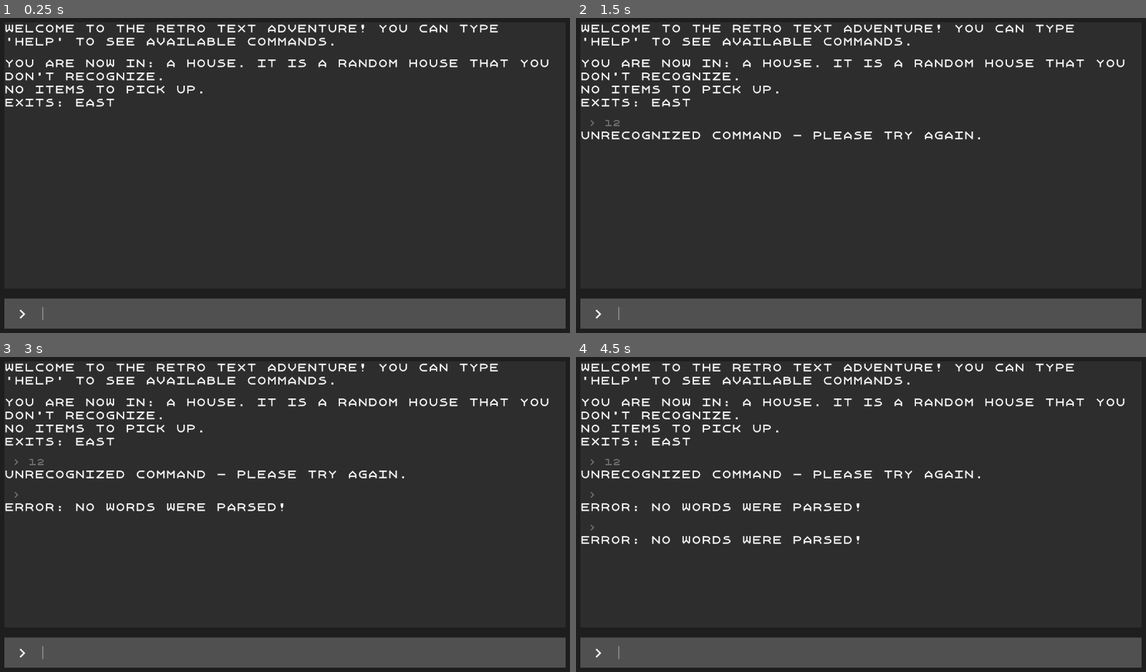
Above: before the commit, frames 1-4 (two rows, left to right).
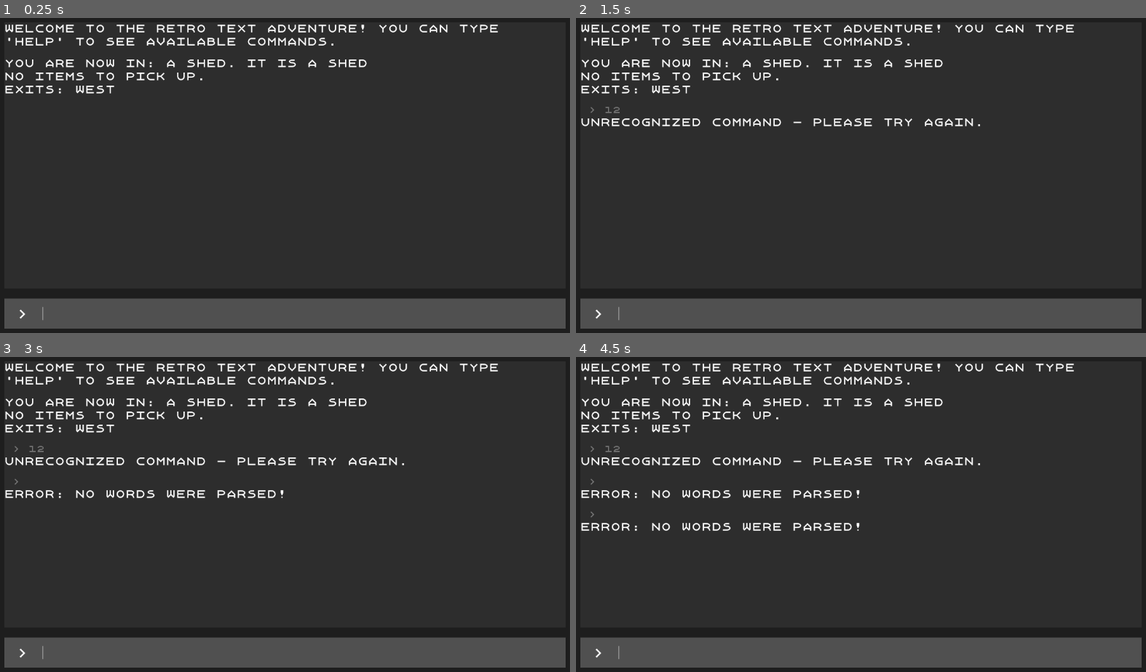
Above: after the commit, the same moments.

Repository: onionbulbperception/text_adventure_by_tutorial
Game: Godot game, scene res://scenes/game.tscn
Same seed, same stepped clock (60 frames per second), same inputs: the game is played once before the commit and once after it.
Inputs (mouse positions are in pixels of both pictures, inside the frame that each line leads up to):
- Up to frame 1 (0.25 s): no input
- Up to frame 2 (1.5 s): click (878, 314) at 0.52 s; type "12" at 0.6 s; tap Enter at 1.25 s
- Up to frame 3 (3 s): tap Space at 2 s; tap Enter at 2.75 s
- Up to frame 4 (4.5 s): tap Space at 3.5 s; tap Enter at 4.25 s

The runs differ from the first frame. In frame 1, 1.6% of the frame differs, in the area x 0-97%, y 13-29%; in frame 2, 3.1%; in frame 3, 4.2%; in frame 4, 5.3%, in the area x 0-97%, y 13-60%.

Commit message:
finished tutorial's part 13

Diff:
--- a/scenes/game.tscn
+++ b/scenes/game.tscn
@@ -39,27 +39,77 @@
 [node name="RoomManager" type="Node" parent="."]
 script = ExtResource("3_kjrjv")
 
-[node name="HouseRoom" parent="RoomManager" instance=ExtResource("3_4jirj")]
-offset_top = -210.0
-offset_bottom = -60.0
-room_name = "a house"
-room_description = "a random house that you don't recognize. "
+[node name="ShedRoom" parent="RoomManager" instance=ExtResource("3_4jirj")]
+offset_left = 1309.0
+offset_top = -192.0
+offset_right = 1709.0
+offset_bottom = -42.0
+room_name = "a shed"
+room_description = "a shed"
 
-[node name="OutsideRoom" parent="RoomManager" instance=ExtResource("3_4jirj")]
-offset_left = 501.0
-offset_top = -210.0
-offset_right = 901.0
-offset_bottom = -60.0
-room_name = "outside"
-room_description = "outside in a village."
+[node name="BackOfInnRoom" parent="RoomManager" instance=ExtResource("3_4jirj")]
+offset_left = 793.0
+offset_top = -189.0
+offset_right = 1249.0
+offset_bottom = -39.0
+room_name = "the back of the inn"
+room_description = "the back of the inn"
 
-[node name="ShedRoom" parent="RoomManager" instance=ExtResource("3_4jirj")]
-offset_left = 501.0
-offset_top = -476.0
-offset_right = 901.0
-offset_bottom = -326.0
-room_name = "a shed"
-room_description = "a dusty old shed used for storage."
+[node name="InnsKitchenRoom" parent="RoomManager" instance=ExtResource("3_4jirj")]
+offset_left = 791.0
+offset_top = -386.0
+offset_right = 1247.0
+offset_bottom = -236.0
+room_name = "the inn's kitchen"
+room_description = "the inn's kitchen"
+
+[node name="InnRoom" parent="RoomManager" instance=ExtResource("3_4jirj")]
+offset_left = 789.0
+offset_top = -574.0
+offset_right = 1245.0
+offset_bottom = -424.0
+room_name = "the inn"
+room_description = "the inn"
+
+[node name="InnDoorRoom" parent="RoomManager" instance=ExtResource("3_4jirj")]
+offset_left = 301.0
+offset_top = -574.0
+offset_right = 757.0
+offset_bottom = -424.0
+room_name = "the inn door"
+room_description = "the inn door"
+
+[node name="VillageSquareRoom" parent="RoomManager" instance=ExtResource("3_4jirj")]
+offset_left = -179.0
+offset_top = -576.0
+offset_right = 277.0
+offset_bottom = -426.0
+room_name = "the village square"
+room_description = "the village square"
+
+[node name="FieldRoom" parent="RoomManager" instance=ExtResource("3_4jirj")]
+offset_left = -648.0
+offset_top = -581.0
+offset_right = -192.0
+offset_bottom = -431.0
+room_name = "a field"
+room_description = "a field"
+
+[node name="TownGateRoom" parent="RoomManager" instance=ExtResource("3_4jirj")]
+offset_left = -177.0
+offset_top = -774.0
+offset_right = 279.0
+offset_bottom = -624.0
+room_name = "the town gate"
+room_description = "the town gate"
+
+[node name="ForestRoom" parent="RoomManager" instance=ExtResource("3_4jirj")]
+offset_left = -182.0
+offset_top = -952.0
+offset_right = 274.0
+offset_bottom = -802.0
+room_name = "the forest"
+room_description = "the forest"
 
 [node name="Background" type="PanelContainer" parent="."]
 layout_mode = 1
--- a/scripts/command_processor.gd
+++ b/scripts/command_processor.gd
@@ -44,8 +44,8 @@
 
 	if current_room.exits.keys().has(second_word):
 		var exit = current_room.exits[second_word]
-		if exit.is_other_room_locked(current_room):
-			return "That exit is currently locked!"
+		if exit.is_locked:
+			return "The way %s is currently locked!" % second_word
 		var change_response = change_room(exit.get_other_room(current_room))
 		var response_strings = PackedStringArray(["You go %s." % second_word, change_response])
 		var response_string = "\n".join(response_strings)
@@ -89,10 +89,10 @@
 			match item.item_type:
 				Types.ItemTypes.KEY:
 					for exit in current_room.exits.values():
-						if exit.room_2 == item.use_value:
-							exit.room_2_is_locked = false
+						if exit == item.use_value:
+							exit.is_locked = false
 							player.drop_item(item)
-							return "You use %s to unlock a door to %s" % [item.item_name, exit.room_2.room_name]
+							return "You use %s to unlock a door to %s" % [item.item_name, exit.get_other_room(current_room).room_name]
 					return "That item does not unlock any doors in this room."
 				_:
 					return "Error - tried to use an item with an invalid type."
@@ -105,11 +105,4 @@
 
 func change_room(new_room: GameRoom) -> String:
 	current_room = new_room
-	#var exit_string = PackedStringArray(new_room.exits.keys())
-	#var exits = " ".join(exit_string)
-	#var strings = PackedStringArray([
-	#	"You are now in: " + new_room.room_name + ". It is " + new_room.room_description,
-	#	"Exits: " + exits,
-	#])
-	#var string = "\n".join(strings)
 	return new_room.get_full_description()
--- a/scripts/exit.gd
+++ b/scripts/exit.gd
@@ -3,20 +3,8 @@
 
 
 var room_1 = null
-var room_1_is_locked := false
-
 var room_2 = null
-var room_2_is_locked := false
-
-
-func is_other_room_locked(current_room) -> bool:
-	if current_room == room_1:
-		return room_2_is_locked
-	elif current_room == room_2:
-		return room_1_is_locked
-	else:
-		printerr("The room you tried to find is not connected to this exit.")
-		return true
+var is_locked := false
 
 
 func get_other_room(current_room):
--- a/scripts/game_room.gd
+++ b/scripts/game_room.gd
@@ -59,28 +59,39 @@
 	return "Exits: " +  " ".join(exit_string)
 
 
-func connect_exit_unlocked(direction: String, room: GameRoom):
-	_connect_exit(direction, room, false)
+func connect_exit_unlocked(direction: String, room: GameRoom, room_2_override_name = "null"):
+	return _connect_exit(direction, room, false, room_2_override_name)
 
 
-func connect_exit_locked(direction: String, room: GameRoom):
-	_connect_exit(direction, room, true)
+func connect_exit_locked(direction: String, room: GameRoom, room_2_override_name = "null"):
+	return _connect_exit(direction, room, true, room_2_override_name)
 
 
-func _connect_exit(direction: String, room: GameRoom, is_locked: bool = false):
+func _connect_exit(direction: String, room: GameRoom, is_locked: bool = false, room_2_override_name = "null"):
 	var exit = Exit.new()
 	exit.room_1 = self
 	exit.room_2 = room
-	exit.room_2_is_locked = is_locked
+	exit.is_locked = is_locked
 	exits[direction] = exit
-	match direction:
-		"west":
-			room.exits["east"] = exit
-		"east":
-			room.exits["west"] = exit
-		"north":
-			room.exits["south"] = exit
-		"south":
-			room.exits["north"] = exit
-		_:
-			printerr("Tried to connect invalid direction: %s", direction)
+
+	if room_2_override_name != "null":
+		room.exits[room_2_override_name] = exit
+	else:
+		match direction:
+			"west":
+				room.exits["east"] = exit
+			"east":
+				room.exits["west"] = exit
+			"north":
+				room.exits["south"] = exit
+			"south":
+				room.exits["north"] = exit
+			"path":
+				room.exits["path"] = exit
+			"inside":
+				room.exits["outside"] = exit
+			"outside":
+				room.exits["indise"] = exit
+			_:
+				printerr("Tried to connect invalid direction: %s", direction)
+	return exit
--- a/scripts/room_manager.gd
+++ b/scripts/room_manager.gd
@@ -4,9 +4,21 @@
 func _ready() -> void:
 	var key = Item.new()
 	key.initialize("a key", Types.ItemTypes.KEY)
-	key.use_value = $ShedRoom
 
-	$HouseRoom.connect_exit_unlocked("east", $OutsideRoom)
+	$ShedRoom.connect_exit_unlocked("west", $BackOfInnRoom)
 
-	$OutsideRoom.add_item(key)
-	$OutsideRoom.connect_exit_locked("north", $ShedRoom)
+	$BackOfInnRoom.connect_exit_unlocked("path", $VillageSquareRoom)
+
+	$VillageSquareRoom.connect_exit_unlocked("east", $InnRoom)
+	$VillageSquareRoom.connect_exit_unlocked("north", $TownGateRoom)
+	$VillageSquareRoom.connect_exit_unlocked("west", $FieldRoom)
+
+	$InnDoorRoom.connect_exit_unlocked("inside", $InnRoom)
+
+	$InnRoom.connect_exit_unlocked("south", $"InnsKitchenRoom")
+
+	var exit = $InnsKitchenRoom.connect_exit_locked("south", $BackOfInnRoom)
+	key.use_value = exit
+	$InnsKitchenRoom.add_item(key)
+
+	$TownGateRoom.connect_exit_unlocked("forest", $ForestRoom, "gate")
